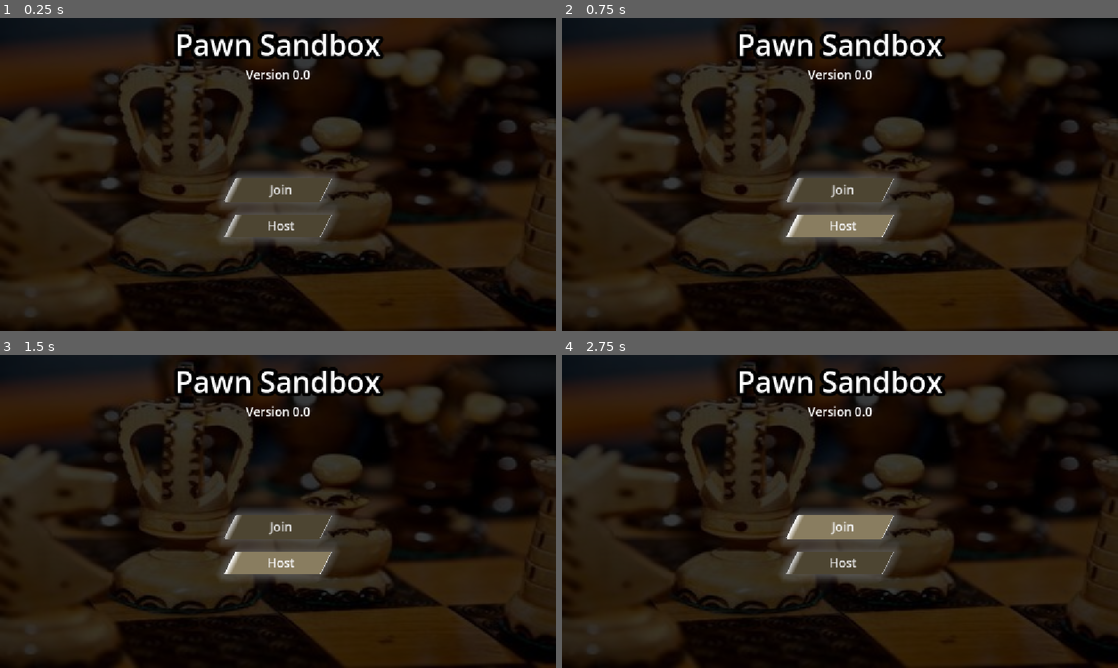
Above: before the commit, frames 1-4 (two rows, left to right).
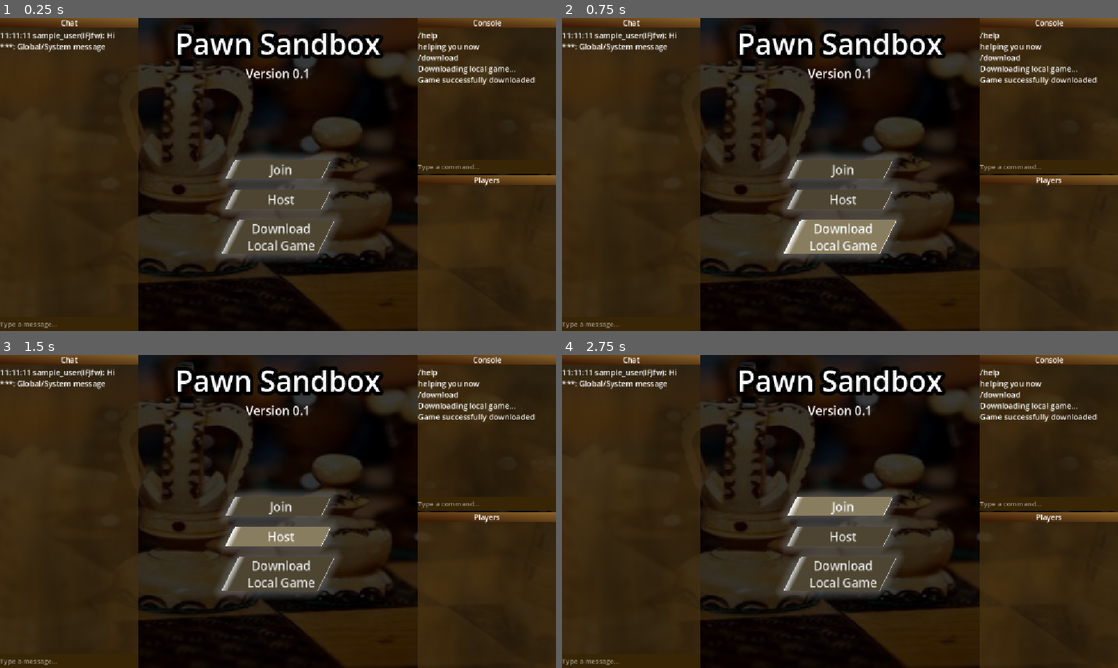
Above: after the commit, the same moments.

Repository: Wizzoplit273/PawnSandbox
Game: Godot game, scene res://origin.tscn
Same seed, same stepped clock (60 frames per second), same inputs: the game is played once before the commit and once after it.
Inputs (mouse positions are in pixels of both pictures, inside the frame that each line leads up to):
- Up to frame 1 (0.25 s): no input
- Up to frame 2 (0.75 s): click (840, 237) at 0.5 s, where only the run after the commit has a clickable "Download Local Game"
- Up to frame 3 (1.5 s): click "Host" at 1.25 s
- Up to frame 4 (2.75 s): click "Join" at 2 s

The runs differ from the first frame. In frame 1, 28% of the frame differs, in the area x 0-100%, y 0-100%; in frame 2, 28%; in frame 3, 30%; in frame 4, 29%.

Commit message:
Update version 0.1: created offline and lobby menu UI elements; functionality coming soon

Diff:
--- a/pawn-sandbox/global/ui_manager.gd
+++ b/pawn-sandbox/global/ui_manager.gd
@@ -1,11 +1,18 @@
 extends Node
 
+var offline_menu: Control = null
 var lobby: Control = null
 
 func _enter_tree() -> void:
+	create_offline_menu()
 	create_lobby()
 
-const LOBBY_SCENE_PATH: String = "res://ui/offline_menu/offline_menu.tscn"
+const OFFLINE_MENU_SCENE_PATH: String = "res://ui/offline_menu/offline_menu.tscn"
+func create_offline_menu() -> void:
+	offline_menu = load(OFFLINE_MENU_SCENE_PATH).instantiate()
+	add_child(offline_menu)
+
+const LOBBY_SCENE_PATH: String = "res://ui/lobby/lobby.tscn"
 func create_lobby() -> void:
 	lobby = load(LOBBY_SCENE_PATH).instantiate()
 	add_child(lobby)
--- a/pawn-sandbox/project.godot
+++ b/pawn-sandbox/project.godot
@@ -11,7 +11,7 @@
 [application]
 
 config/name="PawnSandbox"
-config/version="0.0"
+config/version="0.1"
 run/main_scene="uid://bjvvs26b02wxk"
 config/features=PackedStringArray("4.7", "GL Compatibility")
 config/icon="res://icon.svg"
--- /dev/null
+++ b/pawn-sandbox/ui/lobby/lobby.tscn
@@ -0,0 +1,183 @@
+[gd_scene format=3 uid="uid://dr7tpxjy0bg8m"]
+
+[ext_resource type="Texture2D" uid="uid://b30lmvq55t04o" path="res://ui/menu_texture.tres" id="1_l4sf2"]
+
+[sub_resource type="Gradient" id="Gradient_l4sf2"]
+offsets = PackedFloat32Array(0.12650603, 1)
+colors = PackedColorArray(0.4435309, 0.28589255, 0.1226631, 1, 1, 1, 1, 1)
+
+[sub_resource type="GradientTexture2D" id="GradientTexture2D_l4sf2"]
+gradient = SubResource("Gradient_l4sf2")
+fill_from = Vector2(0, 1)
+
+[sub_resource type="LabelSettings" id="LabelSettings_l4sf2"]
+font_size = 15
+
+[node name="Lobby" type="Control" unique_id=1975376999]
+layout_mode = 3
+anchors_preset = 15
+anchor_right = 1.0
+anchor_bottom = 1.0
+grow_horizontal = 2
+grow_vertical = 2
+mouse_filter = 2
+metadata/_edit_lock_ = true
+
+[node name="Container" type="HBoxContainer" parent="." unique_id=1897213965]
+layout_mode = 1
+anchors_preset = 15
+anchor_right = 1.0
+anchor_bottom = 1.0
+grow_horizontal = 2
+grow_vertical = 2
+mouse_filter = 2
+metadata/_edit_lock_ = true
+
+[node name="Chat" type="TextureRect" parent="Container" unique_id=325549352]
+self_modulate = Color(0.3019608, 0.21176471, 0.07450981, 0.7529412)
+layout_mode = 2
+size_flags_horizontal = 3
+texture = ExtResource("1_l4sf2")
+metadata/_edit_lock_ = true
+
+[node name="Container" type="VBoxContainer" parent="Container/Chat" unique_id=1100407870]
+layout_mode = 1
+anchors_preset = 15
+anchor_right = 1.0
+anchor_bottom = 1.0
+grow_horizontal = 2
+grow_vertical = 2
+metadata/_edit_lock_ = true
+
+[node name="Title" type="TextureRect" parent="Container/Chat/Container" unique_id=1529674166]
+self_modulate = Color(0.53700507, 0.38893574, 0.16486385, 1)
+custom_minimum_size = Vector2(0, 20)
+layout_mode = 2
+size_flags_vertical = 0
+texture = SubResource("GradientTexture2D_l4sf2")
+expand_mode = 1
+metadata/_edit_lock_ = true
+
+[node name="Label" type="Label" parent="Container/Chat/Container/Title" unique_id=1331205085]
+layout_mode = 1
+anchors_preset = 15
+anchor_right = 1.0
+anchor_bottom = 1.0
+grow_horizontal = 2
+grow_vertical = 2
+text = "Chat"
+label_settings = SubResource("LabelSettings_l4sf2")
+horizontal_alignment = 1
+vertical_alignment = 1
+metadata/_edit_lock_ = true
+
+[node name="TextContainer" type="RichTextLabel" parent="Container/Chat/Container" unique_id=1077083185]
+layout_mode = 2
+size_flags_vertical = 3
+text = "11:11:11 sample_user(IFJfw): Hi
+***: Global/System message"
+metadata/_edit_lock_ = true
+
+[node name="ChatInput" type="LineEdit" parent="Container/Chat/Container" unique_id=1640621235]
+layout_mode = 2
+placeholder_text = "Type a message..."
+metadata/_edit_lock_ = true
+
+[node name="Spacer" type="Control" parent="Container" unique_id=924735508]
+layout_mode = 2
+size_flags_horizontal = 3
+size_flags_stretch_ratio = 2.0
+mouse_filter = 2
+metadata/_edit_lock_ = true
+
+[node name="Container" type="VBoxContainer" parent="Container" unique_id=121856825]
+layout_mode = 2
+size_flags_horizontal = 3
+metadata/_edit_lock_ = true
+
+[node name="Console" type="TextureRect" parent="Container/Container" unique_id=843891972]
+self_modulate = Color(0.3019608, 0.21176471, 0.07450981, 0.7529412)
+layout_mode = 2
+size_flags_horizontal = 3
+size_flags_vertical = 3
+texture = ExtResource("1_l4sf2")
+metadata/_edit_lock_ = true
+
+[node name="Container" type="VBoxContainer" parent="Container/Container/Console" unique_id=523918453]
+layout_mode = 1
+anchors_preset = 15
+anchor_right = 1.0
+anchor_bottom = 1.0
+grow_horizontal = 2
+grow_vertical = 2
+metadata/_edit_lock_ = true
+
+[node name="Title" type="TextureRect" parent="Container/Container/Console/Container" unique_id=489832911]
+self_modulate = Color(0.53700507, 0.38893574, 0.16486385, 1)
+custom_minimum_size = Vector2(0, 20)
+layout_mode = 2
+size_flags_vertical = 0
+texture = SubResource("GradientTexture2D_l4sf2")
+expand_mode = 1
+metadata/_edit_lock_ = true
+
+[node name="Label" type="Label" parent="Container/Container/Console/Container/Title" unique_id=1193361369]
+layout_mode = 1
+anchors_preset = 15
+anchor_right = 1.0
+anchor_bottom = 1.0
+grow_horizontal = 2
+grow_vertical = 2
+text = "Console"
+label_settings = SubResource("LabelSettings_l4sf2")
+horizontal_alignment = 1
+vertical_alignment = 1
+metadata/_edit_lock_ = true
+
+[node name="TextContainer" type="RichTextLabel" parent="Container/Container/Console/Container" unique_id=1870205694]
+layout_mode = 2
+size_flags_vertical = 3
+text = "/help
+helping you now
+/download
+Downloading local game...
+Game successfully downloaded"
+metadata/_edit_lock_ = true
+
+[node name="ChatInput" type="LineEdit" parent="Container/Container/Console/Container" unique_id=703297240]
+layout_mode = 2
+placeholder_text = "Type a command..."
+metadata/_edit_lock_ = true
+
+[node name="Sessions" type="TextureRect" parent="Container/Container" unique_id=1732595472]
+self_modulate = Color(0.3019608, 0.21176471, 0.07450981, 0.7529412)
+layout_mode = 2
+size_flags_horizontal = 3
+size_flags_vertical = 3
+texture = ExtResource("1_l4sf2")
+metadata/_edit_lock_ = true
+
+[node name="Title" type="TextureRect" parent="Container/Container/Sessions" unique_id=1721596913]
+self_modulate = Color(0.53700507, 0.38893574, 0.16486385, 1)
+custom_minimum_size = Vector2(0, 20)
+layout_mode = 1
+anchors_preset = 10
+anchor_right = 1.0
+grow_horizontal = 2
+size_flags_vertical = 0
+texture = SubResource("GradientTexture2D_l4sf2")
+expand_mode = 1
+metadata/_edit_lock_ = true
+
+[node name="Label" type="Label" parent="Container/Container/Sessions/Title" unique_id=382235458]
+layout_mode = 1
+anchors_preset = 15
+anchor_right = 1.0
+anchor_bottom = 1.0
+grow_horizontal = 2
+grow_vertical = 2
+text = "Players"
+label_settings = SubResource("LabelSettings_l4sf2")
+horizontal_alignment = 1
+vertical_alignment = 1
+metadata/_edit_lock_ = true
--- a/pawn-sandbox/ui/main_theme.tres
+++ b/pawn-sandbox/ui/main_theme.tres
@@ -41,9 +41,22 @@
 shadow_color = Color(0.30323294, 0.3032328, 0.30323282, 0.65882355)
 shadow_size = 20
 
+[sub_resource type="StyleBoxFlat" id="StyleBoxFlat_l4sf2"]
+draw_center = false
+border_width_left = 1
+border_width_top = 1
+border_width_right = 1
+border_width_bottom = 1
+
+[sub_resource type="StyleBoxFlat" id="StyleBoxFlat_joxlk"]
+bg_color = Color(0.22010207, 0.14657241, 0.020939475, 1)
+
 [resource]
 Button/font_sizes/font_size = 25
 Button/styles/focus = SubResource("StyleBoxFlat_3xb56")
 Button/styles/hover = SubResource("StyleBoxFlat_g1fjd")
 Button/styles/normal = SubResource("StyleBoxFlat_tsbh2")
 Button/styles/pressed = SubResource("StyleBoxFlat_6tukj")
+LineEdit/font_sizes/font_size = 14
+LineEdit/styles/focus = SubResource("StyleBoxFlat_l4sf2")
+LineEdit/styles/normal = SubResource("StyleBoxFlat_joxlk")
--- /dev/null
+++ b/pawn-sandbox/ui/menu_texture.tres
@@ -0,0 +1,14 @@
+[gd_resource type="NoiseTexture2D" format=3 uid="uid://b30lmvq55t04o"]
+
+[sub_resource type="Gradient" id="Gradient_8dk1f"]
+colors = PackedColorArray(0.5931336, 0.59313357, 0.59313357, 1, 1, 1, 1, 1)
+
+[sub_resource type="FastNoiseLite" id="FastNoiseLite_8dk1f"]
+frequency = 0.0056
+
+[resource]
+width = 250
+height = 200
+generate_mipmaps = false
+noise = SubResource("FastNoiseLite_8dk1f")
+color_ramp = SubResource("Gradient_8dk1f")
--- a/pawn-sandbox/ui/offline_menu/offline_menu.tscn
+++ b/pawn-sandbox/ui/offline_menu/offline_menu.tscn
@@ -86,4 +86,20 @@
 [node name="Spacer4" type="Control" parent="Container" unique_id=876798310]
 layout_mode = 2
 size_flags_vertical = 3
+size_flags_stretch_ratio = 0.1
 metadata/_edit_lock_ = true
+
+[node name="DownloadButton" type="Button" parent="Container" unique_id=1399901732]
+custom_minimum_size = Vector2(200, 0)
+layout_mode = 2
+size_flags_horizontal = 4
+size_flags_vertical = 3
+size_flags_stretch_ratio = 0.25
+text = "Download
+Local Game"
+metadata/_edit_lock_ = true
+
+[node name="Spacer5" type="Control" parent="Container" unique_id=119674569]
+layout_mode = 2
+size_flags_vertical = 3
+metadata/_edit_lock_ = true
